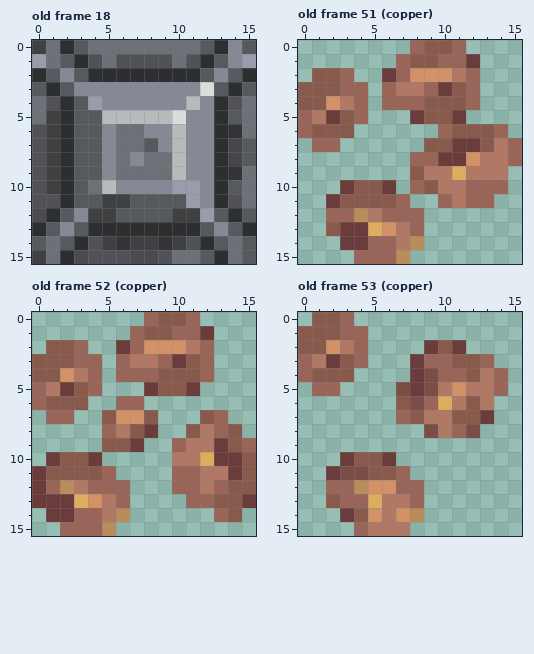
Pixel-art file: 1x1.aseprite. The picture above is the old version.
16x16 pixels, 60 frames. Colours within 5 levels of each other are drawn and written as one. Shown: old frame 18, old frame 51 (copper), old frame 52 (copper), old frame 53 (copper). The commit also changed other frames, which this record leaves out.
Once edited:
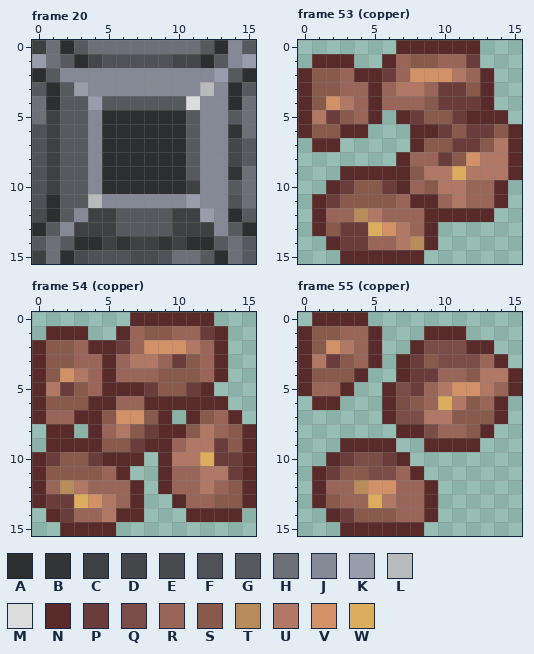
Palette (. is transparent): A #2d2e30  B #333436  C #3f4042  D #444649  E #4a4b4f  F #515257  G #56595d  H #6d7077  J #858995  K #999dab  L #b8babb  M #dcdcdc  N #582a2a  P #6a3c3c  Q #7a4e47  R #986558  S #875a4b  T #b98c5b  U #b07865  V #d39167  W #dcad5e
A new or re-ordered frame is compared with the old frame closest to it.
The exact change:
frames 60 -> 87
--- frame 20 is new; against old frame 18, layer "Layer 2"
@@ x 0..15 @@
  0 CHAGHHHHHHHHGAJG
- 1 KHGAFHFFFFHFAGJK
- 2 AGJGAAAAAAAAGJGA
- 3 GAGJJJJJJJJJMGAG
- 4 HFAGKJJJJJJLJAFH
- 5 HCAGGLLLLLMJJAGH
- 6 FCAGGJHHJJLJJABH
- 7 FCAGGJHHGJLJJADG
- 8 FCAGGJHJHHLJJADG
- 9 FCAGGJHHHHLJJABH
-10 FCAGHLJJJJKKJAGH
-11 FFAGGCCGGGGKJAFH
-12 EAGJCCGGGGCCKGAG
-13 AGJGAAAAAAAAGJGA
-14 GHGAFCBCCBCFAGHG
+ 1 KHGADFFFFFDDAGJK
+ 2 AGJJJJJJJJJJJKGA
+ 3 GAGKJJJJJJJJLJAG
+ 4 HAGGKGGGGGGMJJAH
+ 5 HCGGJAAAAAAGJJGH
+ 6 FCGGJAAAAAAGJJBH
+ 7 FCGGJAAAAAAGJJDG
+ 8 FCGGJAAAAAAGJJDG
+ 9 FCGGJAAAAAAGJJBH
+10 FCGGJAAAAAACJJGH
+11 FAGGLJJJJJJKJJFH
+12 EAGJCCGGGGCCKJAG
+13 AGJCCCGGGGCCCJGA
+14 GHGAACBCCBCAAGHG
 15 CHAEFFFEEFHHGAHG
--- frame 53 (copper) against old frame 51 (copper), layer "Layer 2"
@@ x 0..15 @@
- 0 ........RSSR....
- 1 .......RSSRRP...
- 2 .SSR..PRVVVUR...
- 3 SSSRR.RUURPSR...
- 4 SSVUR.RRRSSSR...
- 5 RUPSR...PSSP....
- 6 RSSS......RSSSR.
- 7 .RR......SSPPSUR
- 8 ........RRPPVUUR
- 9 ........SUUWUUU.
-10 ...PSSP.RSUURRR.
-11 ..PSSSSR..RURR..
-12 ..RRTURRR.......
-13 ..SPPWVUR.......
-14 ...PPRRUT.......
-15 ....RRRT........
+ 0 .......NNNNNN...
+ 1 .NNN..NRSSRRP...
+ 2 NSSRNNPRVVVURN..
+ 3 NSSRRNRUURPPSN..
+ 4 NSVURNRRRSPPPN..
+ 5 NUPSRN.NPSSPNNN.
+ 6 NSSNN...NNPSPPSN
+ 7 .NN.....NSSPPSUN
+ 8 .......NRRPSVUUN
+ 9 ...NNNNNSUUWUUUN
+10 ..NPSSPNRSUURRN.
+11 .NPSSSSRNNRURRN.
+12 .NRRTURRRNNNNN..
+13 .NSPPWVURN......
+14 ..NPPRRUTN......
+15 ...NNNNNN.......
--- frame 54 (copper) against old frame 52 (copper), layer "Layer 2"
@@ x 0..15 @@
- 0 ........RSSR....
- 1 .......RSSRRP...
- 2 .SSR..PRVVVUR...
- 3 SSSRR.RUURPSR...
- 4 SSVUR.RRRSSSR...
- 5 RUPSR...PSSP....
- 6 RSSS..RR........
- 7 .RR..SVVS...SR..
- 8 .....RUSP..SURS.
- 9 .....SSP..RUUPSR
-10 .PSSP.....UUWPPS
-11 PSSSSR....RRUUPS
-12 PRTURRR...RRURSS
-13 PPPWVUR....RRSSP
-14 .PPRRUT......RS.
-15 ..RRRT..........
+ 0 .......NNNNNN...
+ 1 .NNN..NRSSRRPN..
+ 2 NSSRNNPRVVVURN..
+ 3 NSSRRNRUURPSRN..
+ 4 NSVURNRRRSSSRN..
+ 5 NUPSRNNNPSSPN...
+ 6 NSSSNNRRNNNNNN..
+ 7 NRRNNSVVSN.NSRN.
+ 8 .NN.NRUSPNNSURSN
+ 9 .NNNNSSPNNRUUPSN
+10 NPSSPNNN.NUUWPPN
+11 NSSSSRN..NRRUUPN
+12 NRTURRRN.NRRURSN
+13 NPPWVURN..NRRSSN
+14 .NPRRUNN...NNNN.
+15 ..NNNN..........
--- frame 55 (copper) against old frame 53 (copper), layer "Layer 2"
@@ x 0..15 @@
- 0 .SSR............
- 1 SSSRR...........
- 2 SSVUR....PSP....
- 3 RUPSR...PRRSSR..
- 4 RSSS....PQRRSUR.
- 5 .RR....QPQUVUUR.
- 6 .......SQRWUSU..
- 7 .......RSUUSSP..
- 8 .........QURQ...
- 9 ................
-10 ...PSSP.........
-11 ..PQQSSR........
-12 ..RRTVVRR.......
-13 ..SRRWUUR.......
-14 ...PSVUVT.......
-15 ....RUUU........
+ 0 .NNNN...........
+ 1 NSSRRN...NNN....
+ 2 NSVURN..NQQQNN..
+ 3 NUPSRN.NPSQQQRN.
+ 4 NSSSN..NPPRRSUUN
+ 5 NRRN..NQPRUVVURN
+ 6 .NN...NQSRWUSRN.
+ 7 ......NQQUUSSSN.
+ 8 .......NNQRRSN..
+ 9 ...NNNN..NNNN...
+10 ..NPQQPN........
+11 .NPSSQQRN.......
+12 .NRRTVVRRN......
+13 .NSRRWURRN......
+14 ..NPSSSRRN......
+15 ...NNNNNN.......
Changed places in both pictures, as pixel boxes (x1, y1, x2, y2):
changed: (46, 54, 242, 250)
changed: (298, 40, 522, 264)
changed: (32, 312, 256, 536)
changed: (298, 312, 522, 536)
